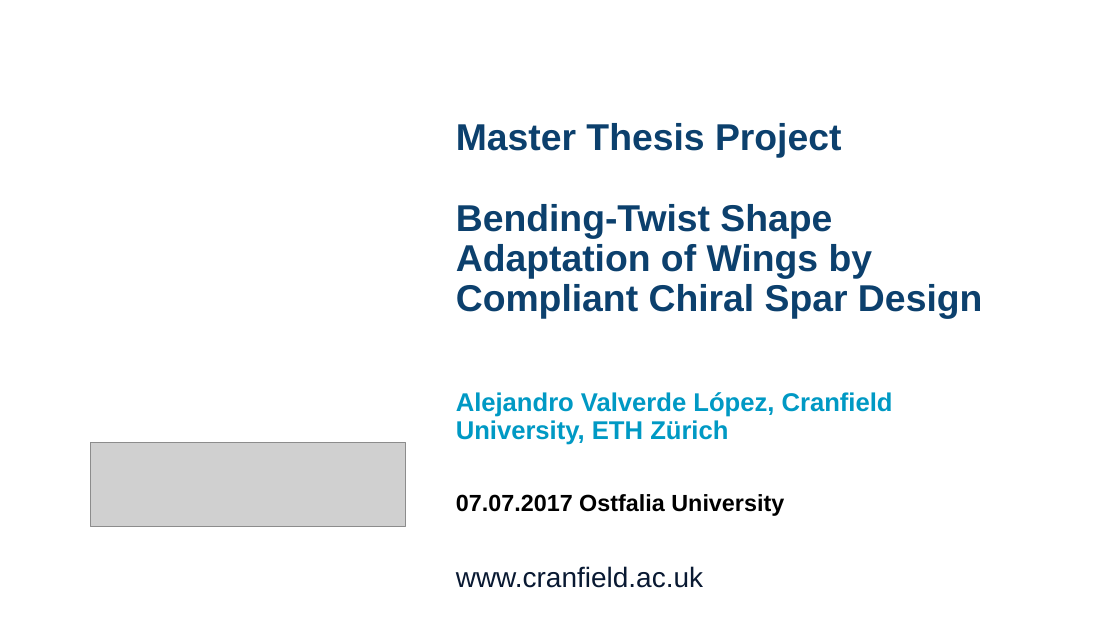
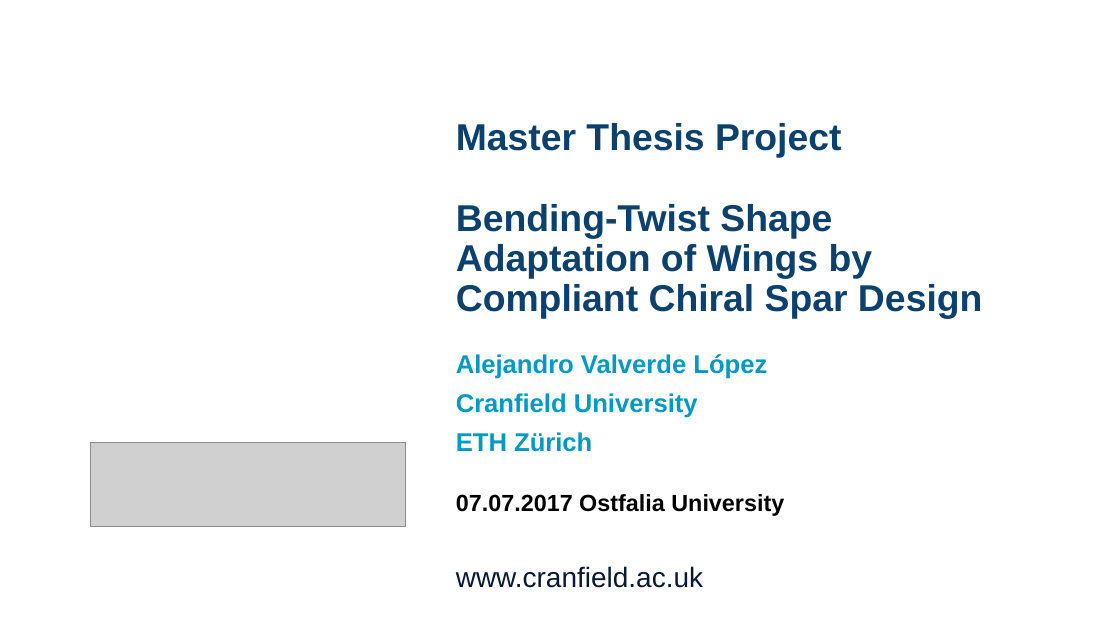
Before and after one commit to AlejandroValverde/presentation, a slide deck: slide 1 of Presentation_OstfaliaUni.pptx. Drawn at 1120x630 pixels with LibreOffice and Linux fonts; fonts in the diff are those of the drawing; grey boxes stand for pictures; background and template pictures are left out. Boxes give left, top, right and bottom in pixels: in the first picture for what was removed or moved away, otherwise in the second. Text is boxed around its words. In the diff, an @@ line names an element or a change of style, - is before the commit and + after.

```diff
--- a/Presentation_OstfaliaUni.pptx
+++ b/Presentation_OstfaliaUni.pptx
@@ text at (x1=456, y1=354, x2=767, y2=452): text changed @@
-Alejandro Valverde López, Cranfield University, ETH Zürich
+Alejandro Valverde López
+Cranfield University
+ETH Zürich
```
Also in this commit, not shown: 10 slides added, 1 slide removed, 5 other files.
